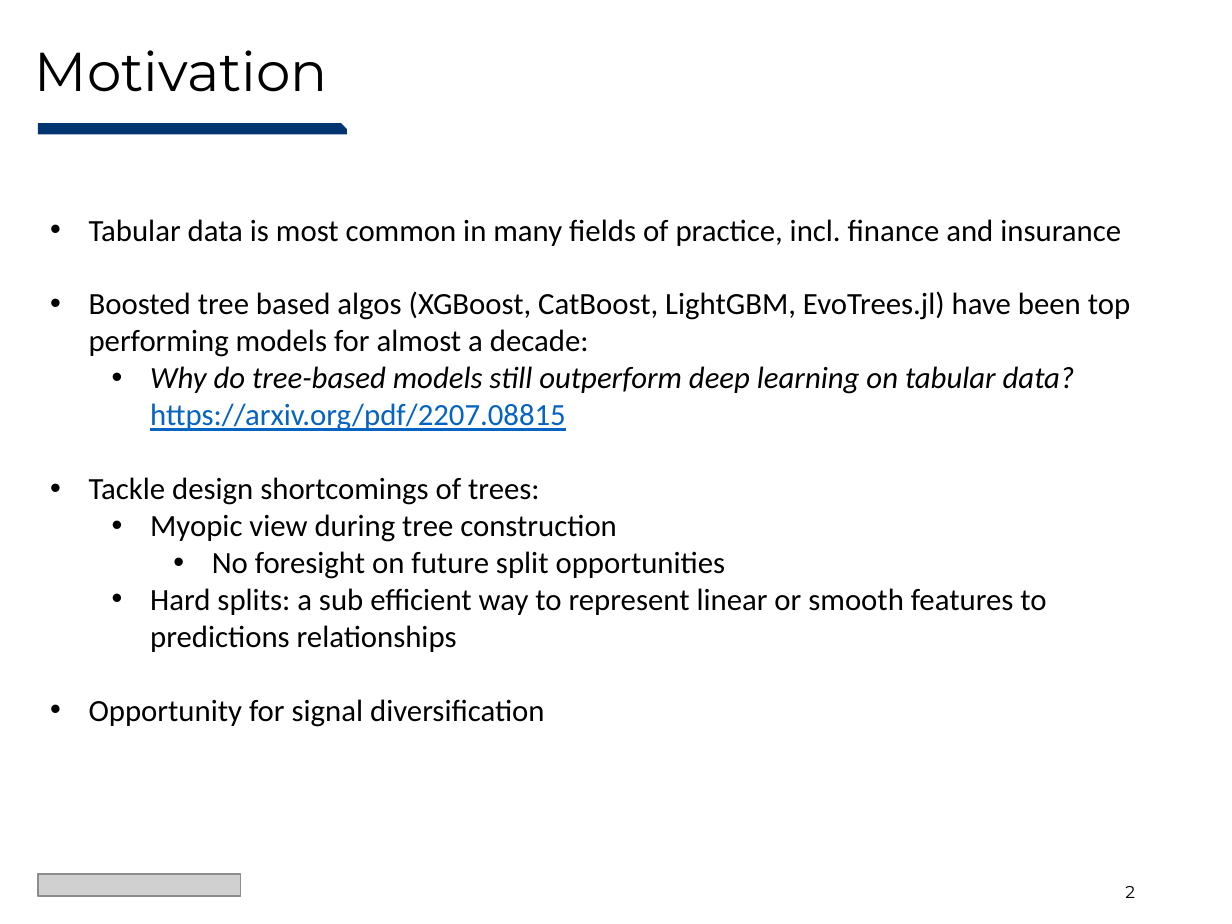
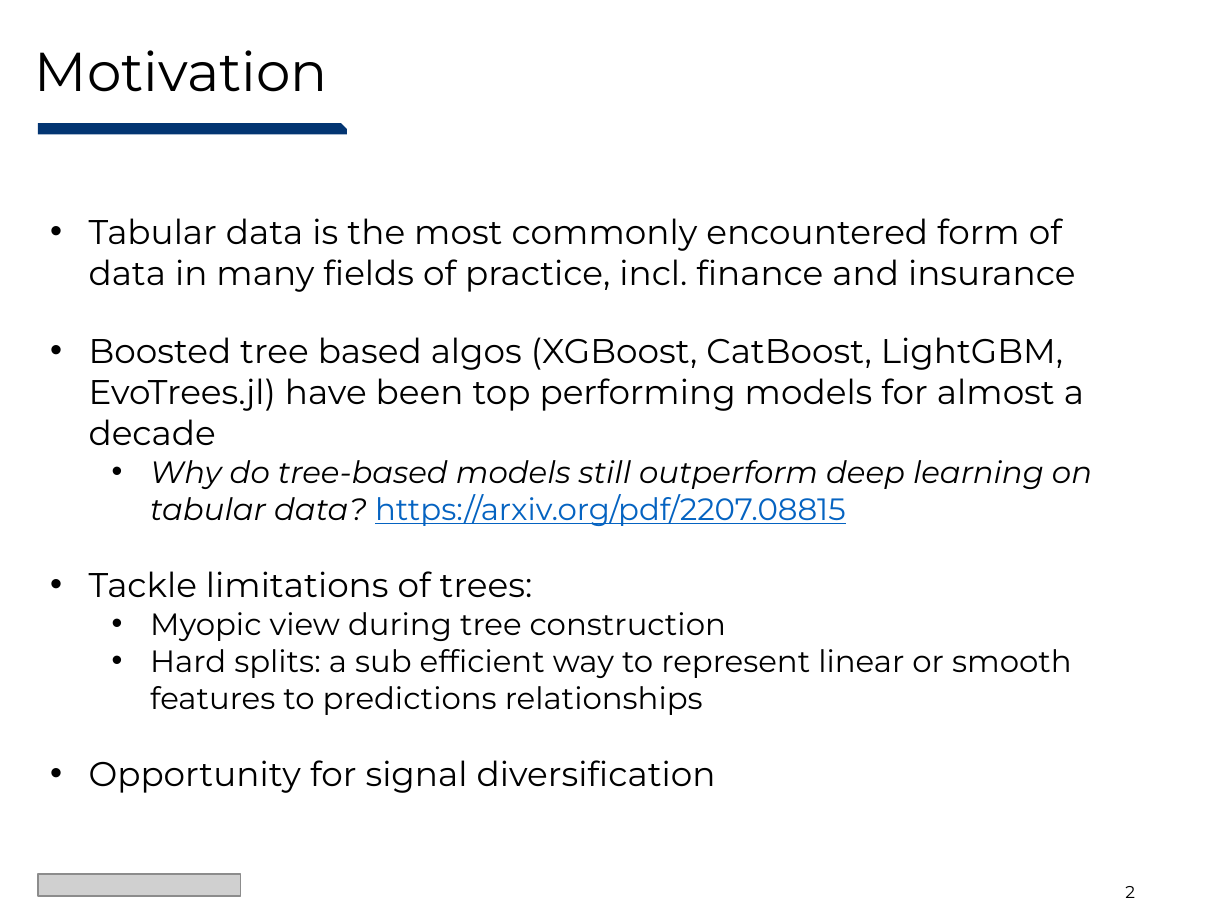
Before and after one commit to Evovest/NeuroTreeModels.jl, a slide deck: slide 2 of docs/juliacon/NeuroTrees-JuliaCon2024.pptx. Drawn at 1232x924 pixels with LibreOffice and Linux fonts; fonts in the diff are those of the drawing; grey boxes stand for pictures. Boxes give left, top, right and bottom in pixels: in the first picture for what was removed or moved away, otherwise in the second. Text is boxed around its words. In the diff, an @@ line names an element or a change of style, - is before the commit and + after.

```diff
--- a/docs/juliacon/NeuroTrees-JuliaCon2024.pptx
+++ b/docs/juliacon/NeuroTrees-JuliaCon2024.pptx
@@ text at (x1=89, y1=218, x2=1084, y2=445): text changed; size 18 to 20 pt; font Calibri to Montserrat @@
-• Tabular data is most common in many fields of practice, incl. finance and insurance
-• Boosted tree based algos (XGBoost, CatBoost, LightGBM, EvoTrees.jl) have been top performing models for almost a decade:
+• Tabular data is the most commonly encountered form of data in many fields of practice, incl. finance and insurance
+• Boosted tree based algos (XGBoost, CatBoost, LightGBM, EvoTrees.jl) have been top performing models for almost a decade
@@ text at (x1=89, y1=460, x2=1092, y2=793): font Calibri to Montserrat in "Why do tree-based models still outperform deep ...", "Myopic view during tree construction", "Hard splits: a sub efficient way to ...", "Opportunity for signal diversification"; size 18 to 20 pt in "Opportunity for signal diversification" @@
@@ text at (x1=212, y1=551, x2=726, y2=579): paragraph removed @@
-    • No foresight on future split opportunities
@@ text at (x1=89, y1=571, x2=533, y2=597): text changed; size 18 to 20 pt; font Calibri to Montserrat @@
-• Tackle design shortcomings of trees:
+• Tackle limitations of trees:
```
Also in this commit, not shown: 12 other slides changed, 3 other files.
